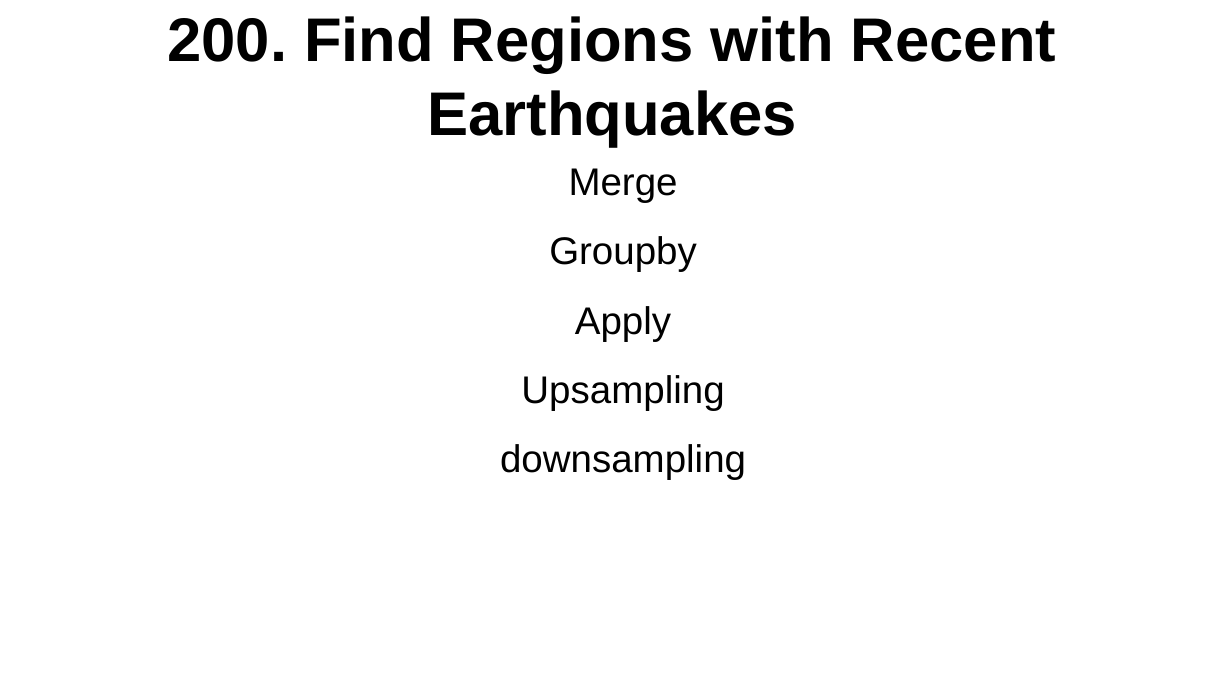
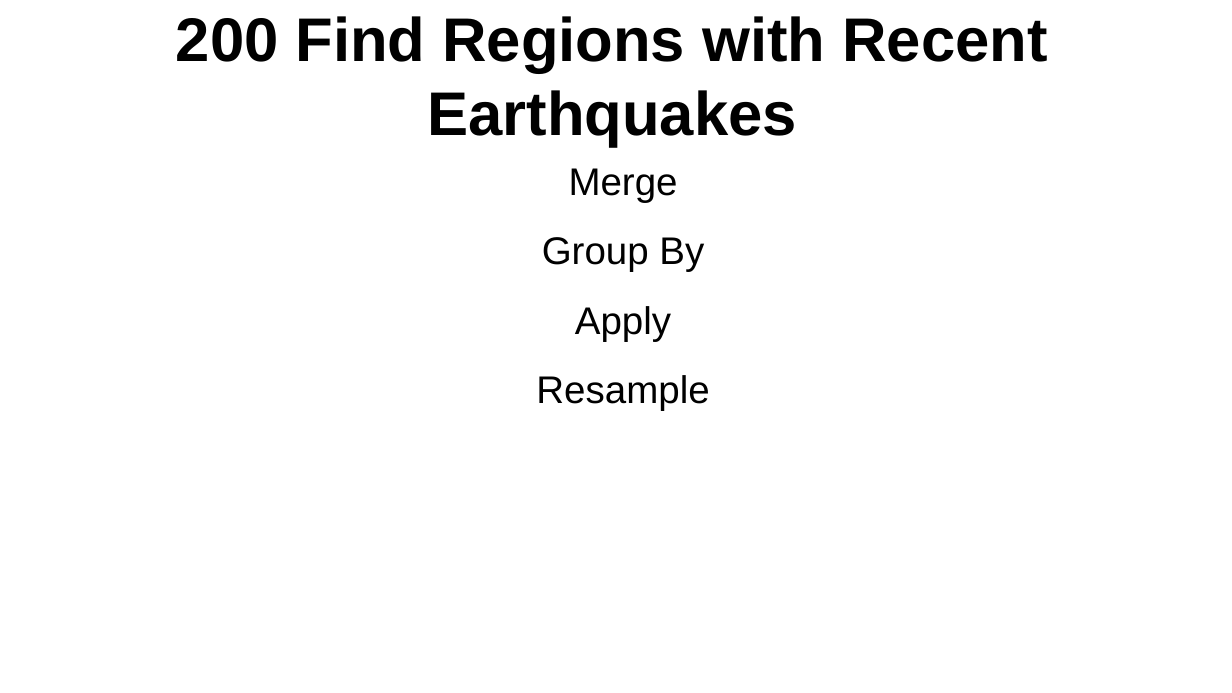
Before and after one commit to crosscompute/analytical-tutorials, a slide deck: slide 28 of slides/CrossDisciplinaryAnalyticsWithPython.odp. Drawn at 1232x693 pixels with LibreOffice and Linux fonts; fonts in the diff are those of the drawing. Boxes give left, top, right and bottom in pixels: in the first picture for what was removed or moved away, otherwise in the second. Text is boxed around its words. In the diff, an @@ line names an element or a change of style, - is before the commit and + after.

```diff
--- a/slides/CrossDisciplinaryAnalyticsWithPython.odp
+++ b/slides/CrossDisciplinaryAnalyticsWithPython.odp
@@ title at <box>176,16,1047,147</box>: text changed @@
-200. Find Regions with Recent Earthquakes
+200 Find Regions with Recent Earthquakes
@@ text at <box>542,237,704,272</box>: text changed @@
-Groupby
+Group By
@@ text at <box>536,375,709,411</box>: text changed @@
-Upsampling
-downsampling
+Resample
```
Also in this commit, not shown: 20 other slides changed, 5 slides added, 6 slides removed, 22 other files.
